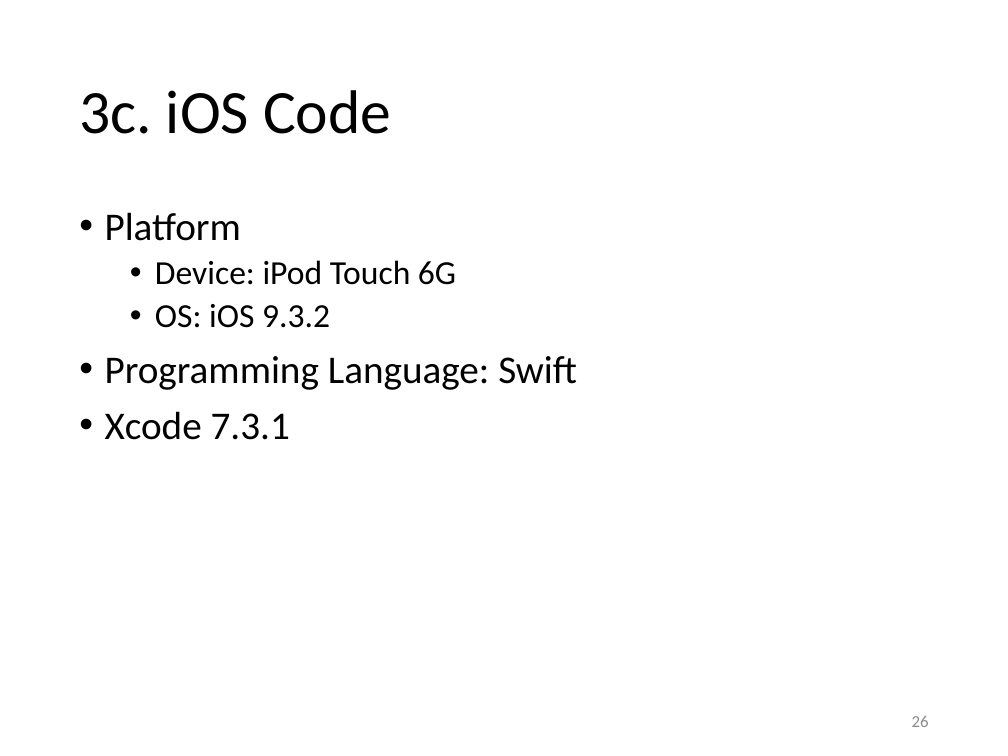
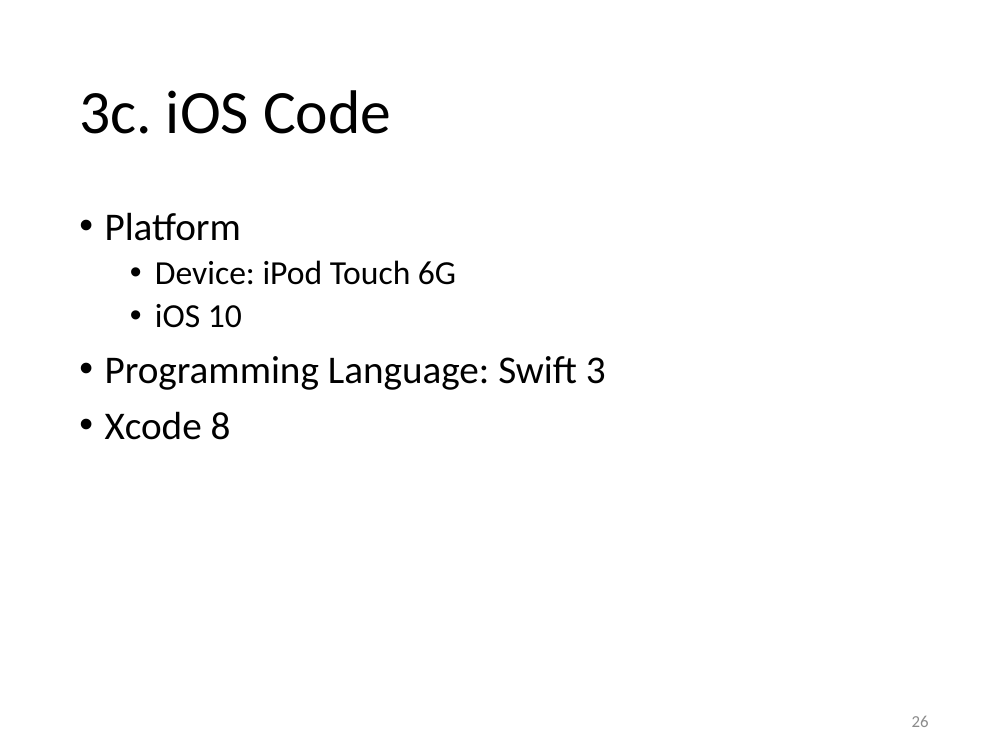
Before and after one commit to yeokm1/intro-to-ble, a slide deck: slide 26 of intro to ble.pptx. Drawn at 1008x756 pixels with LibreOffice and Linux fonts; fonts in the diff are those of the drawing. Boxes give left, top, right and bottom in pixels: in the first picture for what was removed or moved away, otherwise in the second. Text is boxed around its words. In the diff, an @@ line names an element or a change of style, - is before the commit and + after.

```diff
--- a/intro to ble.pptx
+++ b/intro to ble.pptx
@@ text at bbox=[105, 304, 606, 440]: text changed @@
-  • OS: iOS 9.3.2
-• Programming Language: Swift
-• Xcode 7.3.1
+  • iOS 10
+• Programming Language: Swift 3
+• Xcode 8
```
Also in this commit, not shown: 18 other slides changed.
